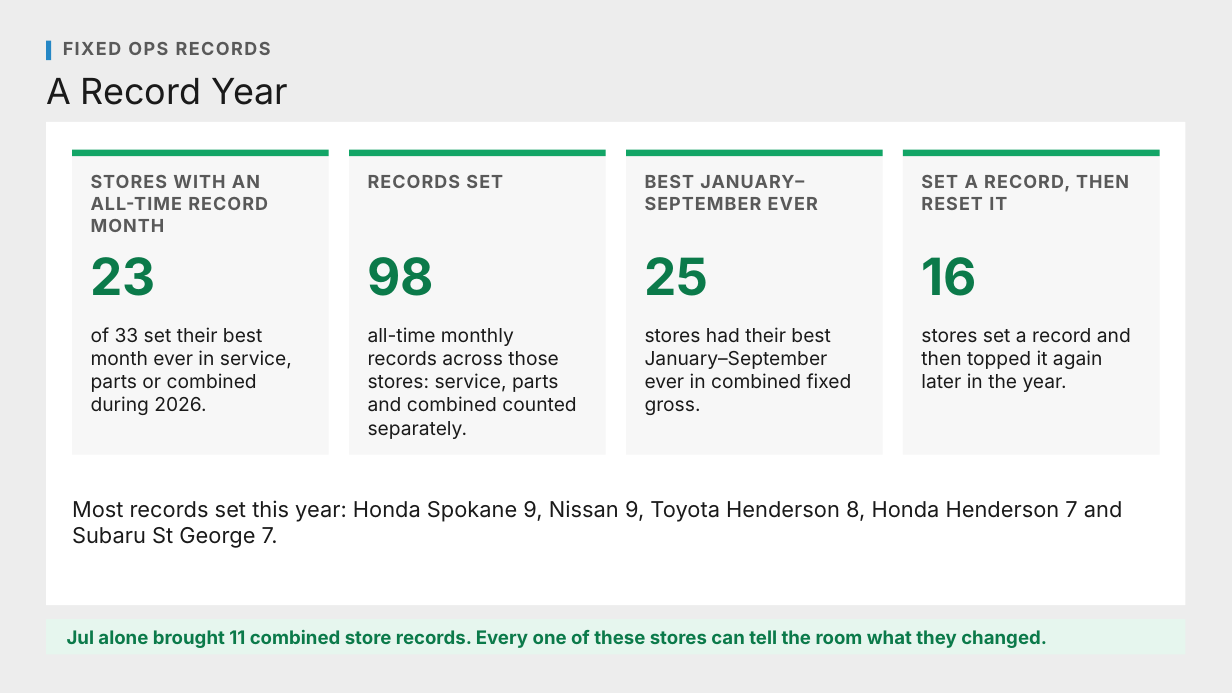
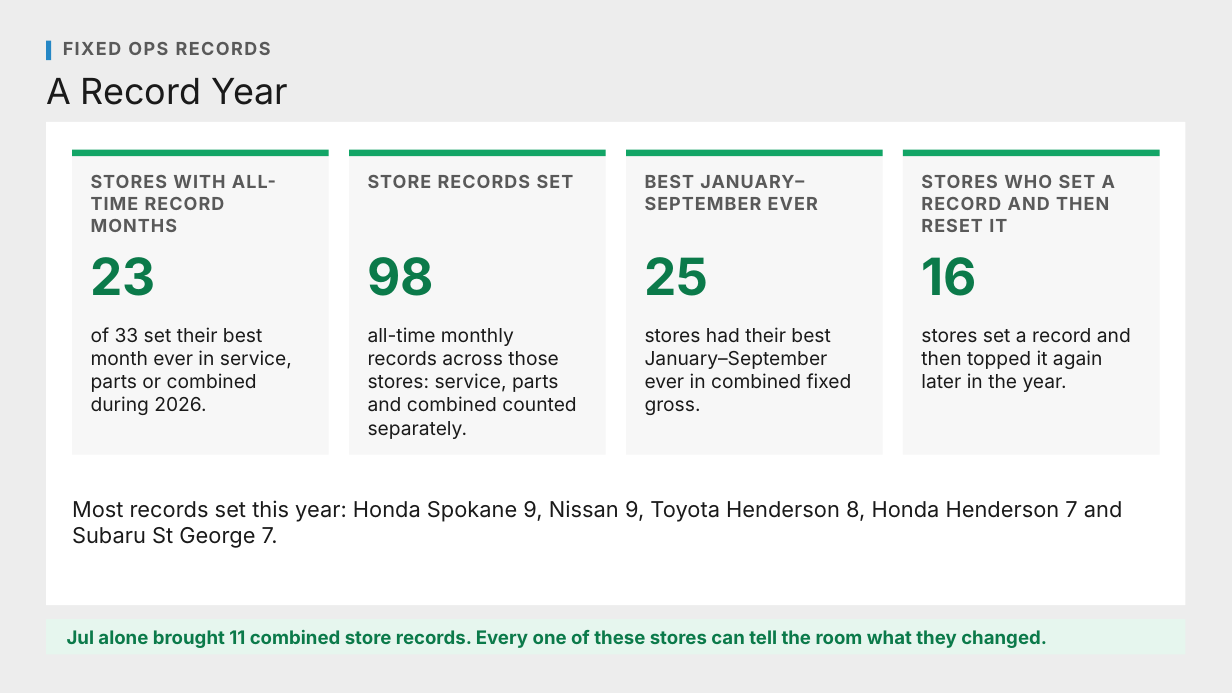
Before and after one commit to Ndresner/Noah, a slide deck: slide 9 of day2-deck/decks/Fixed Ops - Day 2 Example Test Deck.pptx. Drawn at 1232x693 pixels with LibreOffice and Linux fonts; fonts in the diff are those of the drawing. Boxes give left, top, right and bottom in pixels: in the first picture for what was removed or moved away, otherwise in the second. Text is boxed around its words. In the diff, an @@ line names an element or a change of style, - is before the commit and + after.

```diff
--- a/day2-deck/decks/Fixed Ops - Day 2 Example Test Deck.pptx
+++ b/day2-deck/decks/Fixed Ops - Day 2 Example Test Deck.pptx
@@ text at (91, 175, 276, 232): text changed @@
-STORES WITH AN ALL-TIME RECORD MONTH
+STORES WITH ALL-TIME RECORD MONTHS
@@ text at (368, 175, 574, 188): text changed @@
-RECORDS SET
+STORE RECORDS SET
@@ text at (921, 175, 1115, 232): text changed @@
-SET A RECORD, THEN RESET IT
+STORES WHO SET A RECORD AND THEN RESET IT
```
Also in this commit, not shown: 7 other slides changed, 13 other files.
